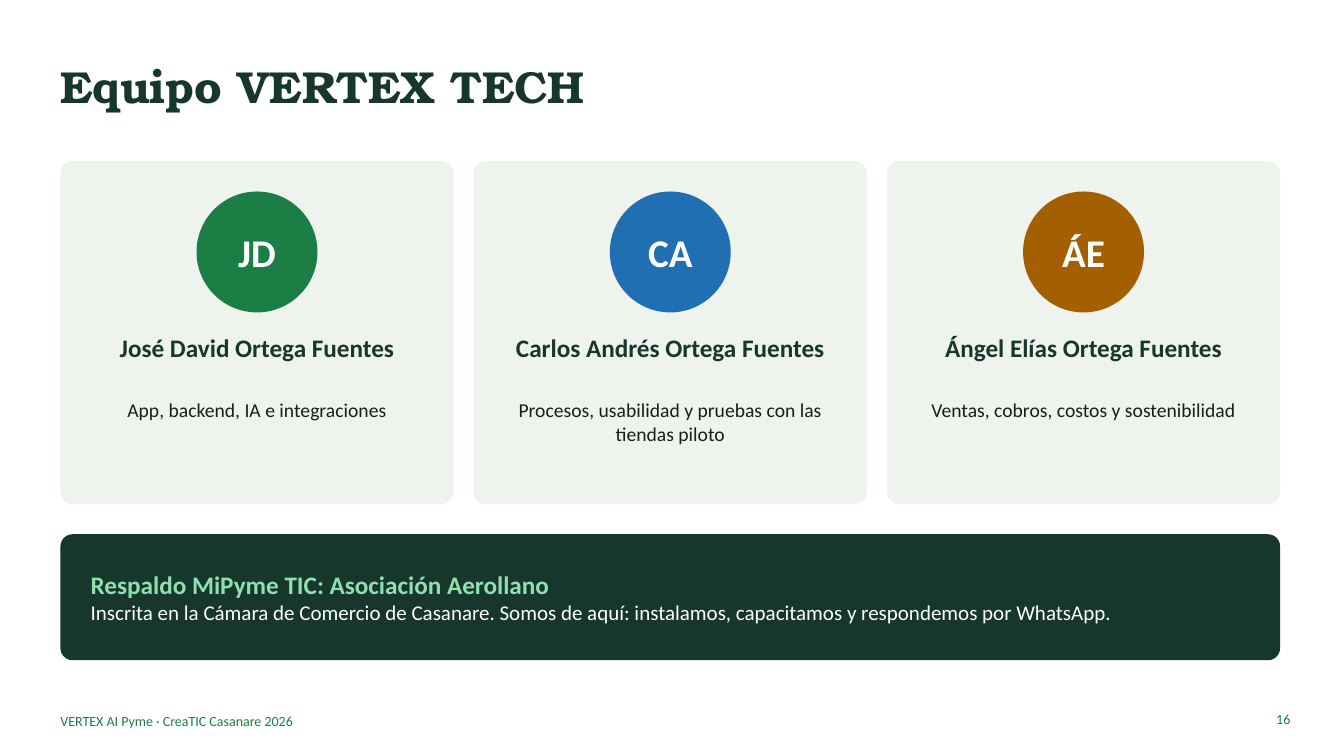
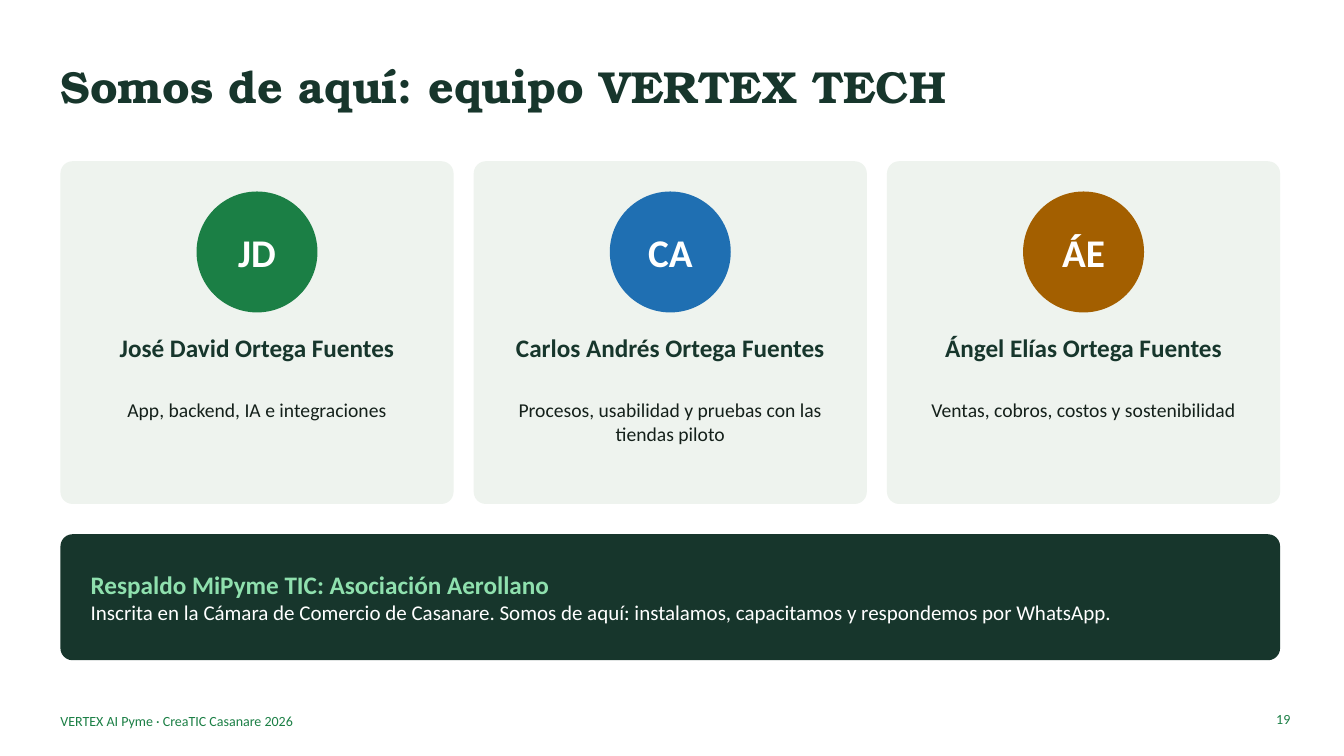
Before and after one commit to ingdavidortegaf-lab/vertex-ai-pyme, a slide deck: slide 19 of docs/pitch/VERTEX_AI_Pyme_Pitch.pptx (slide 16 before the commit). Drawn at 1344x756 pixels with LibreOffice and Linux fonts; fonts in the diff are those of the drawing. Boxes give left, top, right and bottom in pixels: in the first picture for what was removed or moved away, otherwise in the second. Text is boxed around its words. In the diff, an @@ line names an element or a change of style, - is before the commit and + after.

```diff
--- a/docs/pitch/VERTEX_AI_Pyme_Pitch.pptx
+++ b/docs/pitch/VERTEX_AI_Pyme_Pitch.pptx
@@ title at (60, 68, 946, 113): text changed @@
-Equipo VERTEX TECH
+Somos de aquí: equipo VERTEX TECH
@@ page number at (1276, 715, 1290, 724): text changed @@
-16
+19
```
Also in this commit, not shown: 7 other slides changed, 8 slides added, 5 slides removed, 6 other files.
